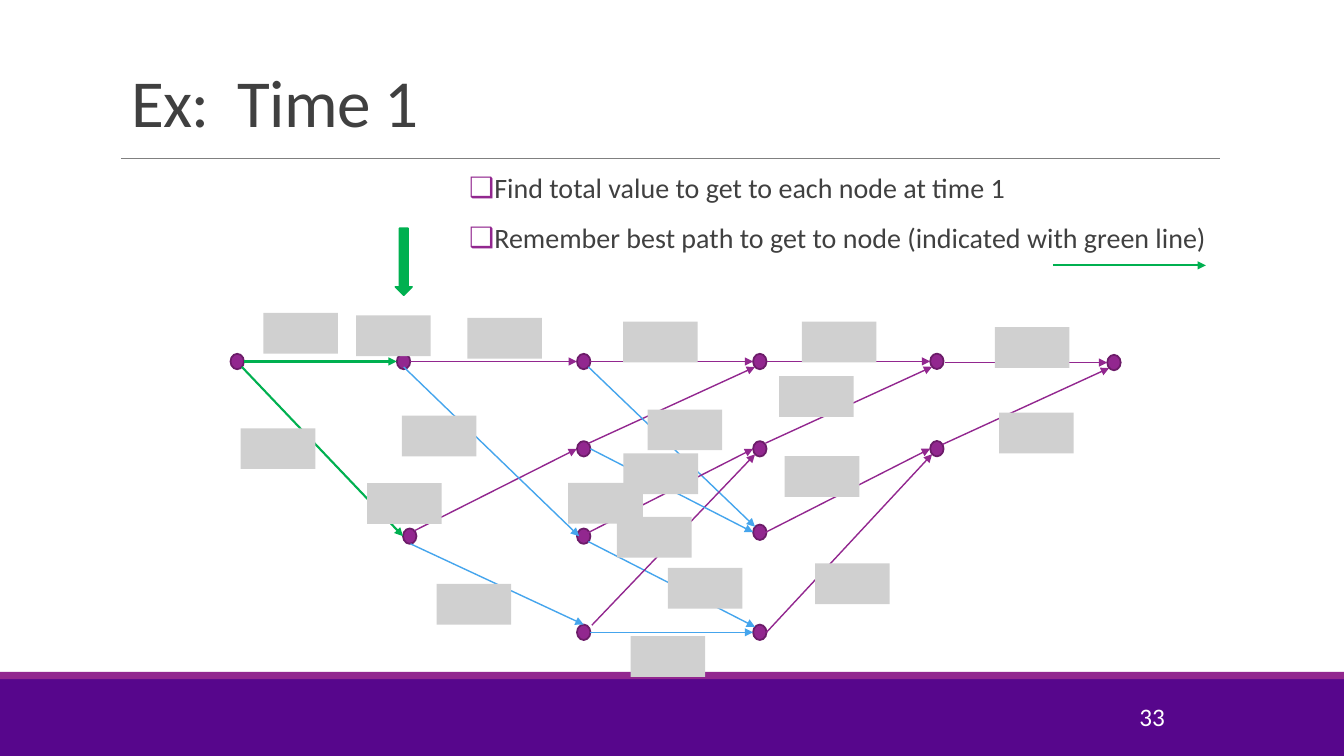
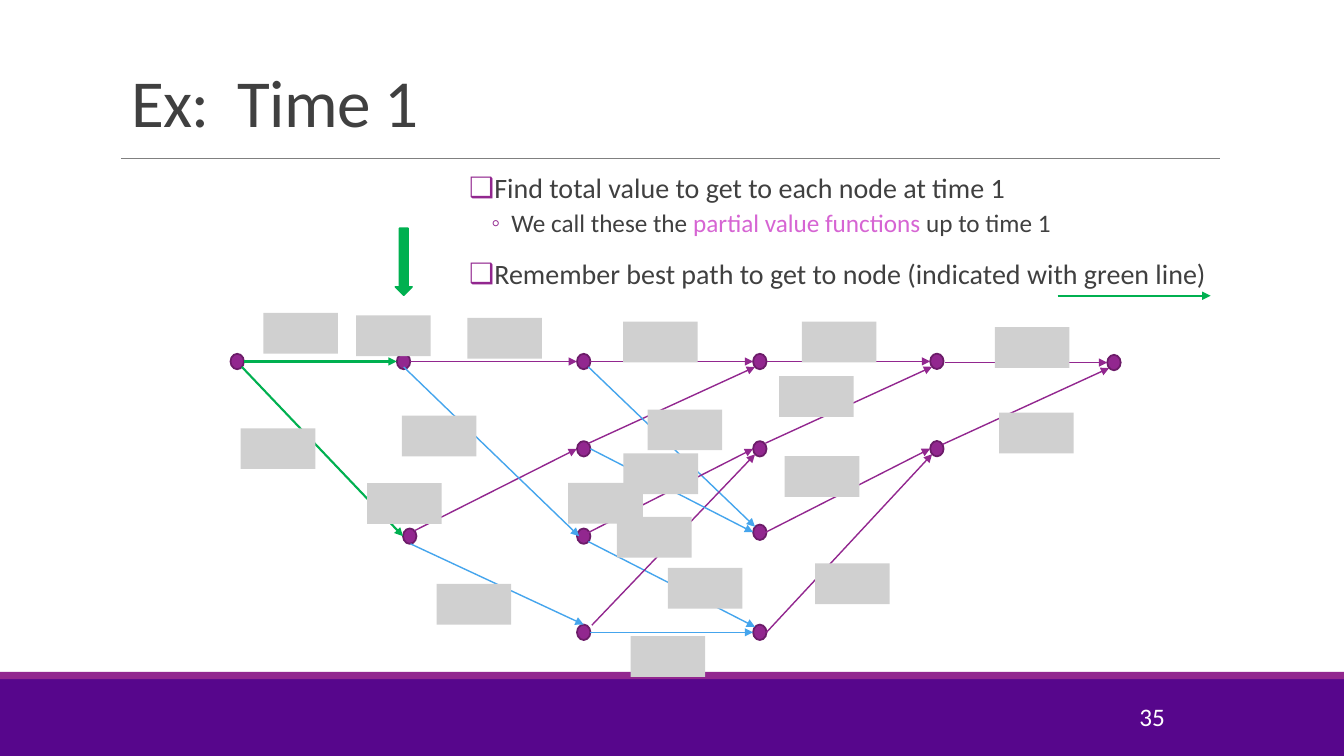
Before and after one commit to sdrangan/digitalcomm, a slide deck: slide 35 of Lectures/Unit10_ConvCodes.pptx (slide 33 before the commit). Drawn at 1344x756 pixels with LibreOffice and Linux fonts; fonts in the diff are those of the drawing; grey boxes stand for pictures; background and template pictures are left out. Boxes give left, top, right and bottom in pixels: in the first picture for what was removed or moved away, otherwise in the second. Text is boxed around its words. In the diff, an @@ line names an element or a change of style, - is before the commit and + after.

```diff
--- a/Lectures/Unit10_ConvCodes.pptx
+++ b/Lectures/Unit10_ConvCodes.pptx
@@ text at [511,214,1051,236]: paragraph added @@
+  ◦ We call these the partial value functions up to time 1
@@ arrow moved from (1054, 265) - (1206, 265) to (1058, 295) - (1211, 295) @@
@@ page number at [1139,709,1165,726]: text changed @@
-33
+35
```
Also in this commit, not shown: 1 other slide changed, 2 slides added, 4 other files.
